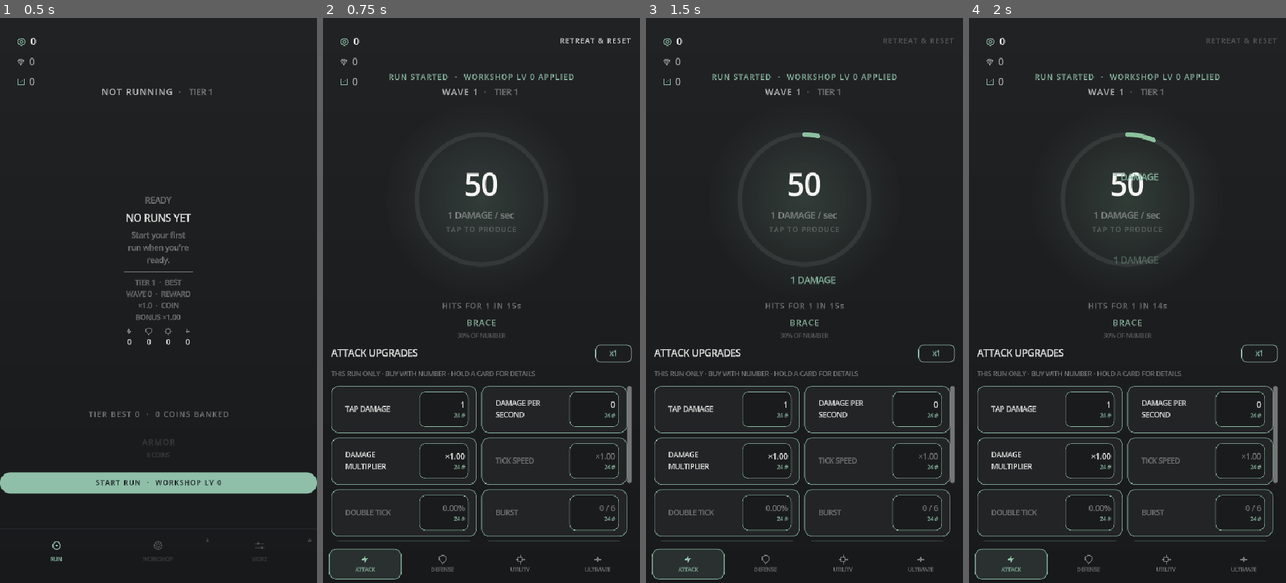
Above: before the commit, frames 1-4 (left to right).
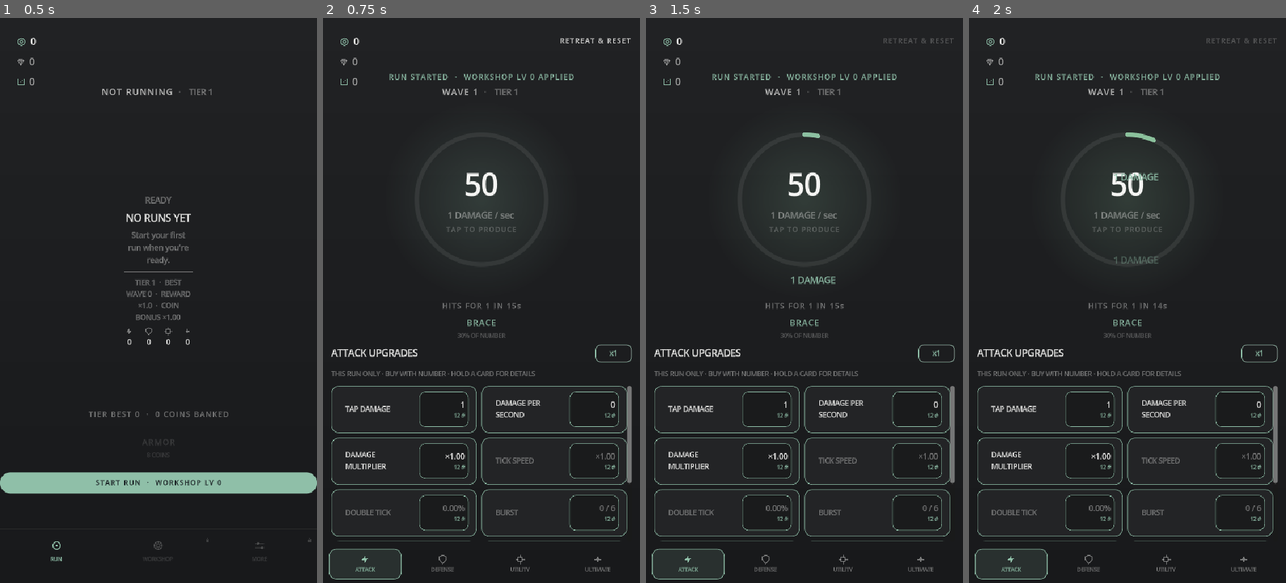
Above: after the commit, the same moments.

Repository: paulhardie/NumberGOup
Game: Godot game, scene res://scenes/main.tscn
Same seed, same stepped clock (60 frames per second), same inputs: the game is played once before the commit and once after it.
Inputs (mouse positions are in pixels of both pictures, inside the frame that each line leads up to):
- Up to frame 1 (0.5 s): no input
- Up to frame 2 (0.75 s): click "START RUN · WORKSHOP LV 0" at 0.5 s
- Up to frame 3 (1.5 s): click (804, 300) at 1.25 s
- Up to frame 4 (2 s): no input

Frame 1 is identical in both runs. In frame 2, less than 0.1% of the frame differs, in the area x 41-91%, y 69-89%; in frame 3, less than 0.1%; in frame 4, less than 0.1%.

Commit message:
Ease the Tier 1 opening

Diff:
--- a/src/game_state.gd
+++ b/src/game_state.gd
@@ -438,6 +438,14 @@
 	if active_encounter == null:
 		return ScientificNumber.new()
 	var modifiers := active_rule_modifiers.duplicate(true)
+	var opening_multiplier := balance_profile.tier_one_transition_hit_multiplier(selected_tier, wave, active_encounter.collection)
+	if opening_multiplier < 1.0:
+		modifiers.append({
+			"source": "tier_one_transition",
+			"target": "collection",
+			"stage": "multiplicative",
+			"value": opening_multiplier,
+		})
 	# The combined ceiling (D023): Workshop, Rig, Lab and Card Armor stack, and
 	# without a limit a run could stop taking hits entirely. The ceiling bounds
 	# Armor's own share rather than the final hit, so a later rule that shrinks
@@ -563,12 +571,14 @@
 	if definition == null or not balance_profile.rig_has_row(definition.workshop_category, upgrade_id):
 		return ScientificNumber.new()
 	var at_rank := rig_owned(upgrade_id) if rank < 0 else rank
-	# A run's first Rig purchases are cheap during the warm-up (D033), so a new
-	# player buys within seconds; only the first few of the run, whatever the
-	# row, so a strong build cannot stock a run with cut-price ranks.
+	# A run's first Rig purchases are cheap during the warm-up (D033, D034), so
+	# a new player buys within seconds; only the first few of the run, whatever
+	# the row, so a strong build cannot stock a run with cut-price ranks.
 	var reference := get_rig_reference_hp()
 	if rank < 0 and rig_ranks_bought() < balance_profile.RIG_WARM_UP_DISCOUNTED_PURCHASES and not balance_profile.is_pressured_wave(selected_tier, wave):
-		reference = balance_profile.rig_warm_up_reference_hp(selected_tier)
+		# The first two buys are the same opening price even across categories or
+		# repeat ranks. Their job is to teach the Rig without emptying the buffer.
+		return balance_profile.rig_warm_up_reference_hp(selected_tier)
 	return balance_profile.rig_cost(definition.workshop_category, at_rank, reference)
 
 func can_purchase_rig(upgrade_id: String) -> bool:
--- a/src/tax_balance_profile.gd
+++ b/src/tax_balance_profile.gd
@@ -6,7 +6,7 @@
 ## Number Go Up's original, inspectable interpretation of The Tower's scaling
 ## shape: independent polynomial bodies, milestone growth and explicit tiers.
 ## The coefficients are deliberately ours rather than copied game data.
-const PROFILE_ID := "tax-foundation-v2"
+const PROFILE_ID := "tax-foundation-v3"
 const WAVE_INTERVAL_SECONDS := 15.0
 const BOSS_WAVE_INTERVAL := 10
 const TIER_UNLOCK_WAVE := 100
@@ -40,13 +40,15 @@
 const WARM_UP_START_HP := 30.0
 const WARM_UP_HP_GROWTH := 1.12
 const WARM_UP_START_HIT := 1.0
-const WARM_UP_HIT_GROWTH := 1.12
+const WARM_UP_HIT_GROWTH := 1.08
 const WARM_UP_BOSS_HP := 1.4
 const WARM_UP_BOSS_HIT := 1.4
 const WARM_UP_STARTING_NUMBER := 50.0
 const BASE_DAMAGE_PER_SECOND := 1.0
-const RIG_WARM_UP_PRICE_SCALE := 0.1
+const RIG_WARM_UP_PRICE_SCALE := 0.05
 const RIG_WARM_UP_DISCOUNTED_PURCHASES := 2
+const TIER_ONE_TRANSITION_LAST_WAVE := 25
+const TIER_ONE_TRANSITION_HIT_GROWTH := 2.0
 
 var tiers: Array = []
 
@@ -126,6 +128,19 @@
 	var value_log := log(COLLECTION_SCALE * body * tier.collection_multiplier * boss_multiplier) / log(10.0) + milestone_log
 	return _from_log10(value_log)
 
+## Tier 1's first pressured hits grow from its final warm-up boss rather than
+## jumping straight to the full curve. The full curve remains the encounter's
+## base Collection, so higher tiers keep their exact pressure ratios and Armor
+## still reduces the effective hit through the shared modifier pipeline.
+func tier_one_transition_hit_multiplier(tier_id: int, wave: int, base_hit: ScientificNumber) -> float:
+	if tier_id != 1 or wave <= get_tier(1).free_waves or wave > TIER_ONE_TRANSITION_LAST_WAVE or base_hit.is_zero():
+		return 1.0
+	var last_warm_up_hit := WARM_UP_START_HIT * pow(WARM_UP_HIT_GROWTH, float(get_tier(1).free_waves - 1)) * WARM_UP_BOSS_HIT
+	var ramped_hit := ScientificNumber.from_float(last_warm_up_hit * pow(TIER_ONE_TRANSITION_HIT_GROWTH, float(wave - get_tier(1).free_waves)))
+	if ramped_hit.compare_to(base_hit) >= 0:
+		return 1.0
+	return pow(10.0, ramped_hit.log10() - base_hit.log10())
+
 func reward_for_wave(tier_id: int, wave: int) -> int:
 	if not is_pressured_wave(tier_id, wave):
 		# The warm-up pays a small repeatable amount, so the first failed attempt
--- a/tests/economy_tests.gd
+++ b/tests/economy_tests.gd
@@ -690,6 +690,27 @@
 	_expect(profile.liability_for_wave(1, 2).compare_to(ScientificNumber.from_float(profile.WARM_UP_START_HP * profile.WARM_UP_HP_GROWTH)) == 0, "warm-up HP should grow its share each wave")
 	var boss_hp: float = profile.WARM_UP_START_HP * pow(profile.WARM_UP_HP_GROWTH, 9) * profile.WARM_UP_BOSS_HP
 	_expect(profile.liability_for_wave(1, 10).compare_to(ScientificNumber.from_float(boss_hp)) == 0, "a warm-up boss should be softened, not tripled")
+	var boss_hit: float = profile.WARM_UP_START_HIT * pow(profile.WARM_UP_HIT_GROWTH, 19) * profile.WARM_UP_BOSS_HIT
+	_expect(profile.collection_for_wave(1, 20).compare_to(ScientificNumber.from_float(boss_hit)) == 0, "the final warm-up hit should use the gentler growth")
+	_expect(boss_hit < 7.0, "the last warm-up boss should leave a reasonable opening buffer")
+	# The first pressured hits climb from the warm-up, then return to the full
+	# curve. The reduction belongs only to Tier 1; other tiers keep their base.
+	for opening_wave in range(21, 27):
+		fresh.wave = opening_wave
+		fresh.active_encounter = fresh._make_encounter(opening_wave)
+		var full_hit: ScientificNumber = profile.collection_for_wave(1, opening_wave)
+		var ramped_hit := ScientificNumber.from_float(boss_hit * pow(profile.TIER_ONE_TRANSITION_HIT_GROWTH, float(opening_wave - 20)))
+		var expected_hit: ScientificNumber = ramped_hit if opening_wave <= profile.TIER_ONE_TRANSITION_LAST_WAVE and ramped_hit.compare_to(full_hit) < 0 else full_hit
+		_expect(fresh.get_effective_collection().compare_to(expected_hit) == 0, "Tier 1's effective hit should climb to the full curve at wave " + str(opening_wave))
+		_expect(fresh.active_encounter.collection.compare_to(full_hit) == 0, "the encounter should retain the base hit for wave " + str(opening_wave))
+	var armored := GameState.new()
+	armored.purchased = {"tax_resistance": 1}
+	armored.start_run(1, 3)
+	armored.wave = 21
+	armored.active_encounter = armored._make_encounter(21)
+	var opening_hit: ScientificNumber = fresh.balance_profile.collection_for_wave(1, 21).multiply_scalar(profile.tier_one_transition_hit_multiplier(1, 21, profile.collection_for_wave(1, 21)))
+	_expect(armored.get_effective_collection().compare_to(opening_hit.multiply_scalar(0.996)) == 0, "Armor should still reduce Tier 1's transition hit")
+	_expect(tier_two.get_effective_collection().compare_to(tier_two.active_encounter.collection) == 0, "Tier 2's opening hit should be unchanged")
 
 	# An unbeaten warm-up wave lands its hit, then ends and pays as if beaten.
 	var stuck := GameState.new()
@@ -710,6 +731,19 @@
 	# The run's first Rig purchases are cheap during the warm-up; later ones,
 	# and any after the warm-up, pay the full price.
 	var rig := GameState.new()
+	rig.start_run(1, 3)
+	var opening_cost: ScientificNumber = rig.get_rig_cost("generator")
+	_expect(opening_cost.compare_to(ScientificNumber.from_float(12.0)) < 0, "the first Rig rank should cost about 12 Number")
+	_expect(rig.purchase_rig("generator") and rig.purchase_rig("stronger_tap"), "both opening Rig ranks should be affordable immediately")
+	_expect(rig.number.compare_to(ScientificNumber.from_float(25.0)) > 0, "two opening purchases should leave over half the starting Number")
+	var repeat := GameState.new()
+	repeat.start_run(1, 3)
+	_expect(repeat.purchase_rig("generator") and repeat.get_rig_cost("generator").compare_to(opening_cost) == 0, "a repeated second rank should keep the same opening price")
+	var mixed := GameState.new()
+	mixed.start_run(1, 3)
+	_expect(mixed.get_rig_cost("coin_bonus").compare_to(opening_cost) == 0, "the Utility category should keep the same opening price")
+	_expect(mixed.purchase_rig("coin_bonus") and mixed.get_rig_cost("generator").compare_to(opening_cost) == 0, "a mixed-category pair should keep the same opening price")
+	rig = GameState.new()
 	rig.start_run(1, 3)
 	rig.number = ScientificNumber.new(1.0, 9)
 	var discounted: ScientificNumber = profile.rig_warm_up_reference_hp(1)
@@ -859,6 +893,28 @@
 	_expect(restored.active_encounter.remaining_liability.compare_to(original.active_encounter.remaining_liability) == 0, "a restored run should deal the same damage as the original")
 	_expect(restored.lifetime_generated.compare_to(original.lifetime_generated) == 0 and restored.rng.state == original.rng.state, "a restored run should stay deterministic")
 	restored.clear_save()
+
+	# The Tier 1 transition is applied when a hit is read, not stored in the
+	# encounter. A saved older encounter may have a larger base hit; reloading
+	# at wave 21 must still cap that hit, without applying the cap twice.
+	var opening := GameState.new()
+	opening.save_path = save_path
+	opening.start_run(1, 31)
+	opening.wave = 21
+	opening.active_encounter = opening._make_encounter(21)
+	opening.active_encounter.collection = opening.active_encounter.collection.multiply_scalar(2.0)
+	opening.number = ScientificNumber.from_float(100.0)
+	var opening_hit: ScientificNumber = opening.get_effective_collection()
+	_expect(opening_hit.compare_to(ScientificNumber.from_float(13.0)) < 0, "a saved larger base hit should still use the Tier 1 transition cap")
+	_expect(opening.save(), "a Tier 1 transition wave should save")
+	var opening_restored := GameState.new()
+	opening_restored.save_path = save_path
+	opening_restored.load()
+	_expect(opening_restored.wave == 21 and opening_restored.get_effective_collection().compare_to(opening_hit) == 0, "a reloaded Tier 1 transition should keep the same effective hit")
+	opening._resolve_wave_boundary()
+	opening_restored._resolve_wave_boundary()
+	_expect(opening_restored.number.compare_to(opening.number) == 0 and opening_restored.wave == opening.wave, "the reloaded Tier 1 hit should resolve identically")
+	opening_restored.clear_save()
 
 func _test_collection_is_absolute() -> void:
 	var small := GameState.new()
--- a/tools/balance_simulator.gd
+++ b/tools/balance_simulator.gd
@@ -294,13 +294,19 @@
 ## The Tier 1 opening from a fresh save (D033), at the tap rates a new player
 ## actually manages. The player buys the cheapest Attack Rig rank they can
 ## while keeping half again its price as a buffer. Opening targets: a first
-## purchase within about 15 seconds and a first, survivable hit within the
-## first minute at 3 taps a second, and a first run that still ends around
-## waves 20 to 25 and funds Workshop ranks.
-const OPENING_TAP_RATES := [0.0, 2.0, 3.0, 4.0, 6.0]
+## purchase within about 15 seconds, hits that do not erase the starting
+## buffer, and a first run that funds Workshop ranks without idle farming.
+const OPENING_TAP_RATES := [0.0, 1.0, 2.0, 3.0, 4.0, 6.0]
 const OPENING_STEP := 1.0 / 30.0
 
 func _simulate_opening() -> void:
+	var preview := GameState.new()
+	preview.start_run(1, SEED)
+	print("TIER 1 OPENING HITS  base Collection and hit after the intro rule")
+	for preview_wave in range(20, 27):
+		preview.wave = preview_wave
+		preview.active_encounter = preview._make_encounter(preview_wave)
+		print("  W", preview_wave, "  base=", preview.active_encounter.collection.format_value(), "  effective=", preview.get_effective_collection().format_value())
 	print("OPENING  fresh save, Tier 1, cheapest Rig rank kept 1.5x affordable, seed ", SEED)
 	for rate in OPENING_TAP_RATES:
 		var state := GameState.new()
Not shown, changed: docs/DECISIONS.md
Not shown, changed: docs/GAME_INVARIANTS.md
Not shown, changed: docs/TOWER_SCALING_FOUNDATION.md
Not shown, changed: docs/WORKSHOP_DESIGN.md
